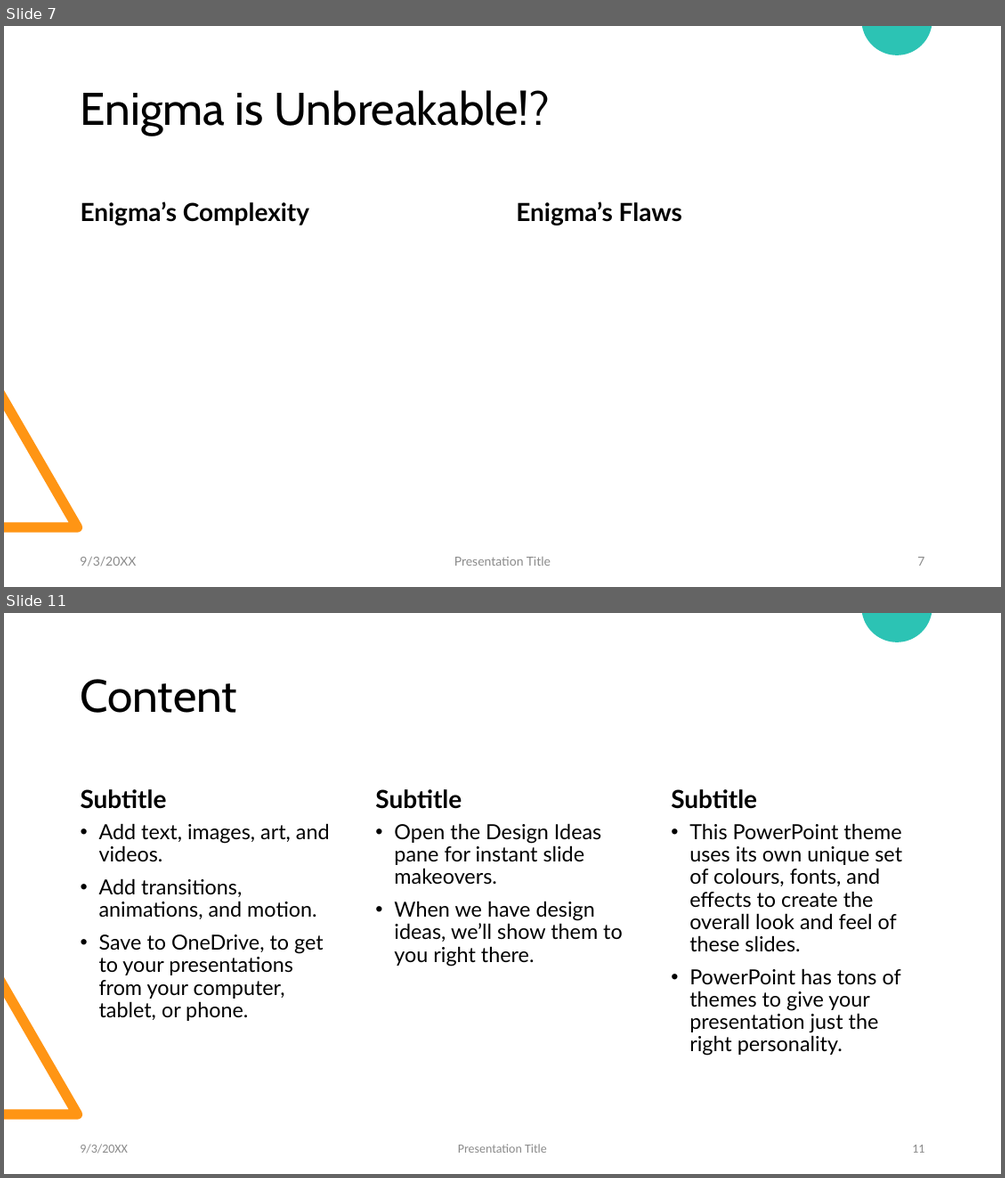
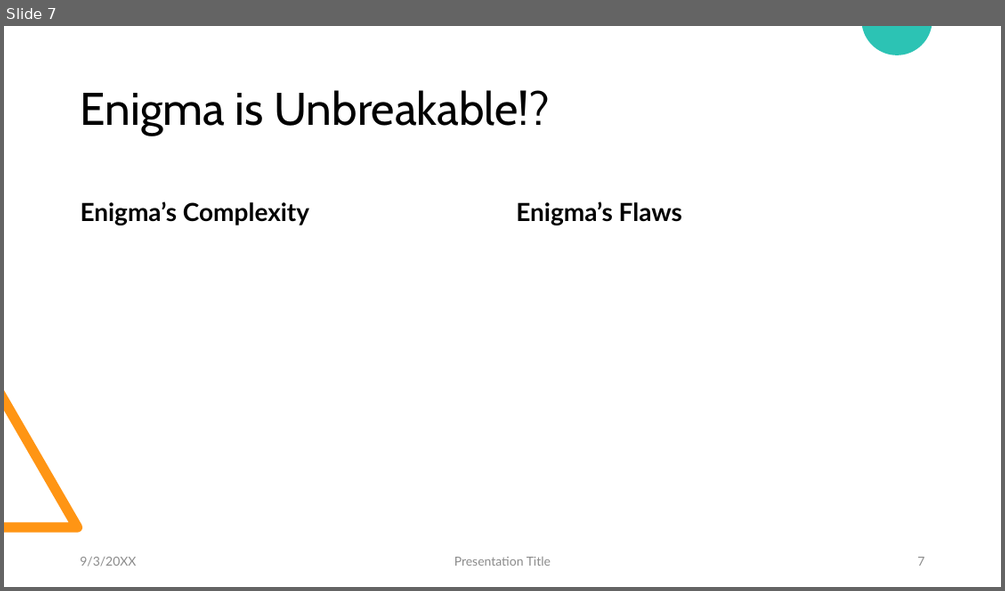
Before and after one commit to elliot-brooks/enigma-simulator, a slide deck: docs/project/The Enigma Simulator Presentation.pptx. Shown one above the other, each under a label of ours: slides 7 and 11 before the commit, slide 7 after it; the slides between them are not shown. The pictures are 1005x1178 and 1005x591 pixels, drawn with LibreOffice and Linux fonts; fonts in the diff are those of the drawing; grey boxes stand for pictures. Boxes give left, top, right and bottom in pixels: in the first picture for what was removed or moved away, otherwise in the second. Text is boxed around its words. In the diff, an @@ line names an element or a change of style, - is before the commit and + after.

```diff
--- a/docs/project/The Enigma Simulator Presentation.pptx
+++ b/docs/project/The Enigma Simulator Presentation.pptx
@@ slide 11 removed at (4, 613, 1001, 1174), background #FFFFFF; not listed: 2 template elements that a slide beside it also shows @@
@@ title removed at (81, 679, 237, 713) @@
-Content
@@ text removed at (81, 789, 167, 809) @@
-Subtitle
@@ text removed at (375, 789, 461, 809) @@
-Subtitle
@@ text removed at (671, 789, 757, 809) @@
-Subtitle
@@ text removed at (99, 823, 330, 1021) @@
-• Add text, images, art, and videos.
-• Add transitions, animations, and motion.
-• Save to OneDrive, to get to your presentations from your computer, tablet, or phone.
@@ text removed at (394, 823, 623, 966) @@
-• Open the Design Ideas pane for instant slide makeovers.
-• When we have design ideas, we’ll show them to you right there.
@@ text removed at (689, 823, 902, 1055) @@
-• This PowerPoint theme uses its own unique set of colours, fonts, and effects to create the overall look and feel of these slides.
-• PowerPoint has tons of themes to give your presentation just the right personality.
@@ text removed at (80, 1143, 128, 1153) @@
-9/3/20XX
@@ text removed at (458, 1143, 547, 1152) @@
-Presentation Title
@@ page number removed at (912, 1144, 924, 1152) @@
-11
```
Also in this commit, not shown: 2 slides changed, 3 other slides removed, 1 other file.
